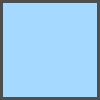
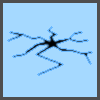
Revision of a layered 100 x 100 image; what changed, layer by layer:
added layer "Ebene #6" (multiply) above "Ebene #7" over [7, 26, 93, 76]
added layer "Eingefügte Ebene-Kopie #18" in group "Ebenengruppe #1" over [7, 26, 93, 76]
